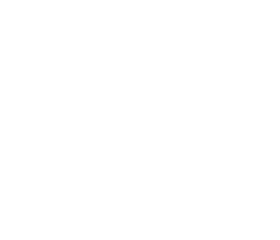
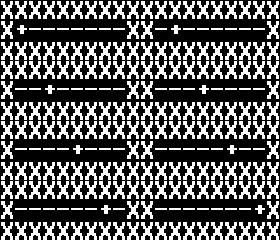
Comparing the layer stacks of the two 280 x 240 images. Changes:
added layer "图层 1" over [0, 0, 280, 240]
